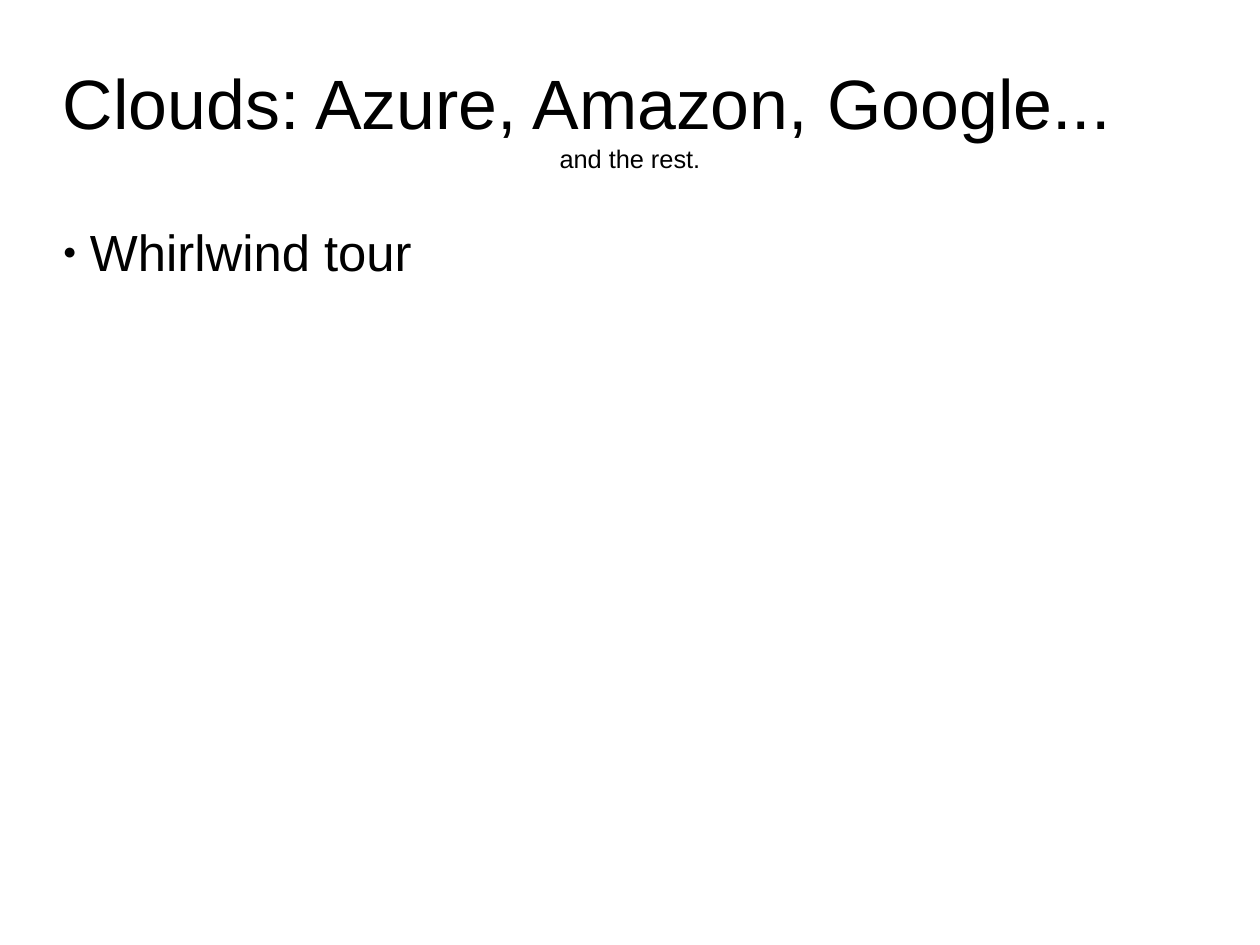
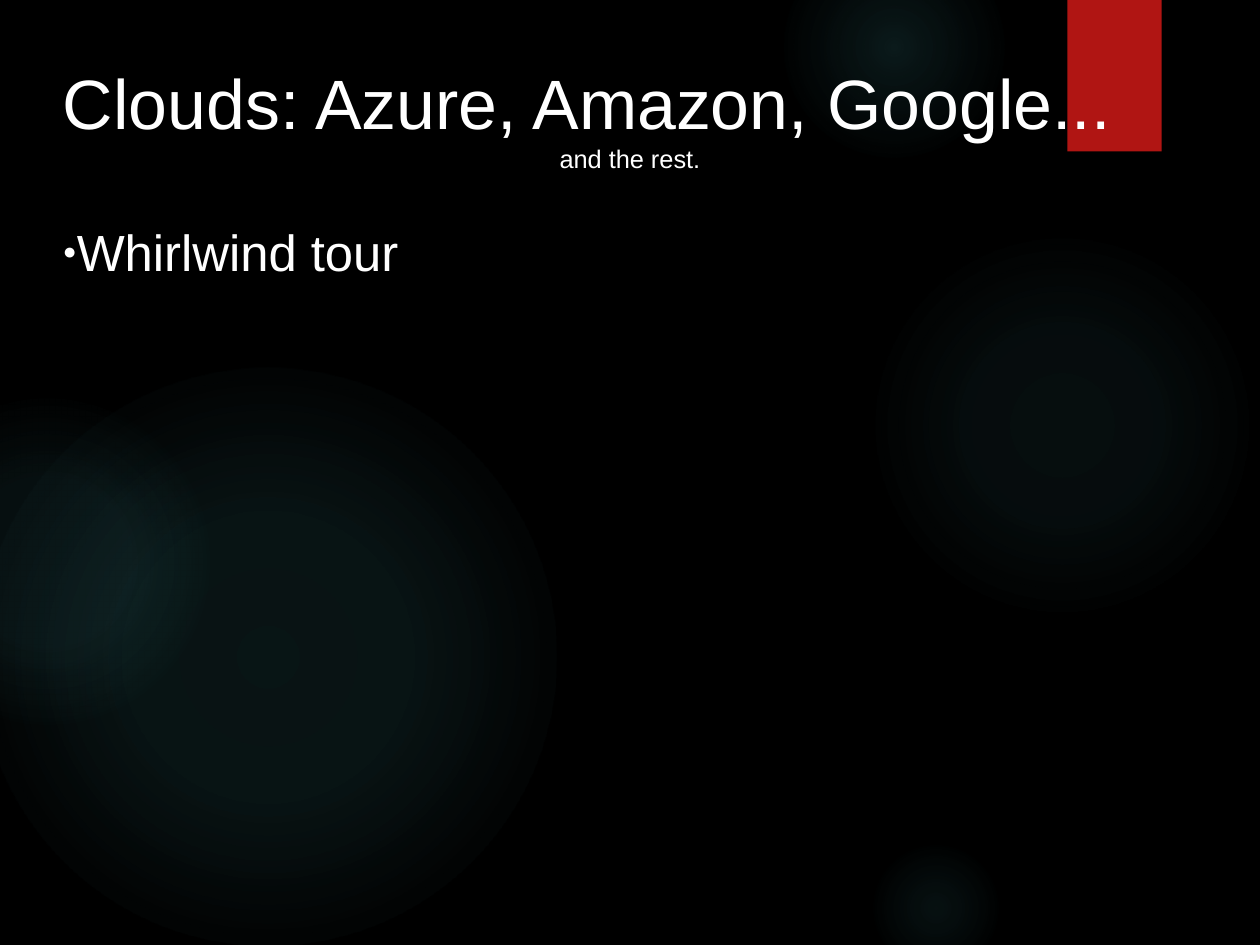
Before and after one commit to arif-aigonix/leap2015, a slide deck: slide 3 of Cloud and Distributed Architecture Overview.pptx. Drawn at 1260x945 pixels with LibreOffice and Linux fonts; fonts in the diff are those of the drawing; background and template pictures are left out. Boxes give left, top, right and bottom in pixels: in the first picture for what was removed or moved away, otherwise in the second. Text is boxed around its words. In the diff, an @@ line names an element or a change of style, - is before the commit and + after.

```diff
--- a/Cloud and Distributed Architecture Overview.pptx
+++ b/Cloud and Distributed Architecture Overview.pptx
@@ background #FFFFFF to picture (left out) @@
@@ ellipse added at (x1=784, y1=0, x2=1005, y2=158), fill gradient #50B9C1 @@
@@ rectangle added at (x1=1068, y1=0, x2=1163, y2=152), fill #B01513 @@
@@ text "Clouds: Azure, Amazon, Google... and ..." at (x1=63, y1=73, x2=1110, y2=169): text colour #000000 to #FFFFFF @@
@@ text "Whirlwind tour" at (x1=77, y1=234, x2=398, y2=272): text colour #000000 to #FFFFFF @@
@@ ellipse added at (x1=868, y1=231, x2=1257, y2=620), fill gradient #50B9C1 @@
@@ ellipse added at (x1=0, y1=368, x2=556, y2=945), fill gradient #50B9C1 @@
@@ ellipse added at (x1=0, y1=399, x2=210, y2=725), fill gradient #50B9C1 @@
@@ ellipse added at (x1=868, y1=840, x2=1004, y2=945), fill gradient #50B9C1 @@
```
Also in this commit, not shown: 2 other slides changed, 4 slides added, 1 slide removed.
